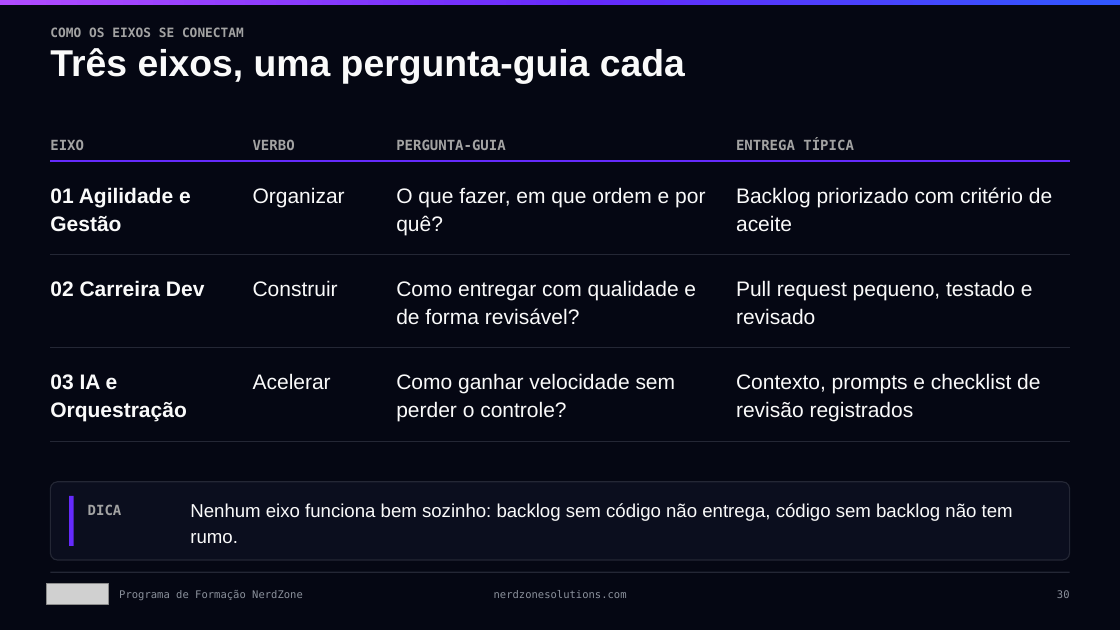
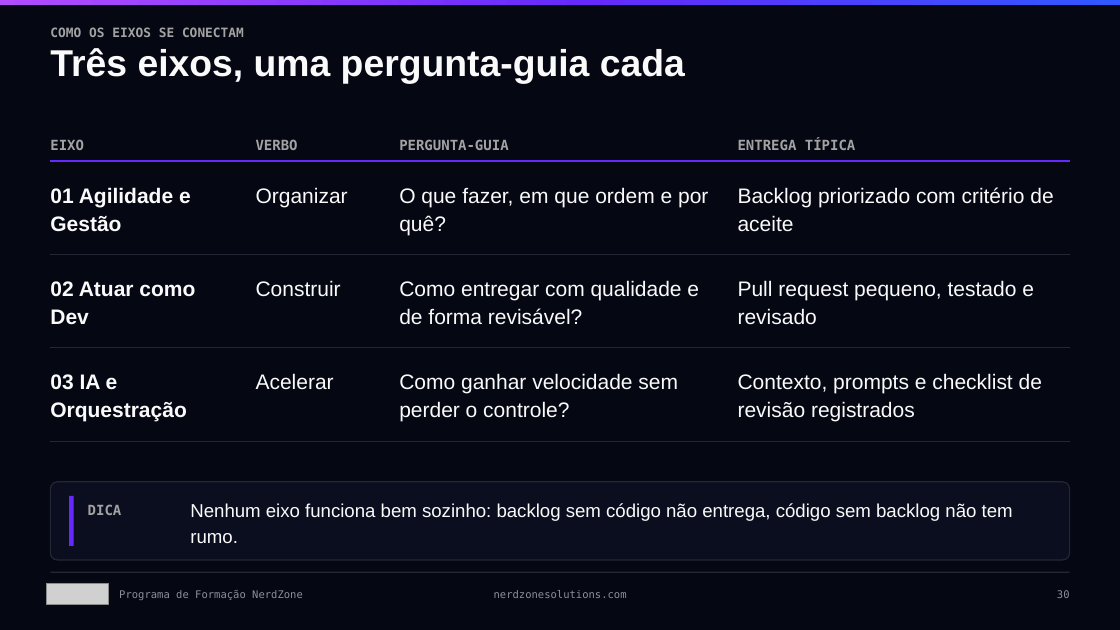
Before and after one commit to eikerafa-nerdzone/nerdzone-site, a slide deck: slide 30 of public/compartilhando-recursos/downloads/2025/NerdZone_Apresentacao_Programa_de_Formacao.pptx. Drawn at 1120x630 pixels with LibreOffice and Linux fonts; fonts in the diff are those of the drawing; grey boxes stand for pictures. Boxes give left, top, right and bottom in pixels: in the first picture for what was removed or moved away, otherwise in the second. Text is boxed around its words. In the diff, an @@ line names an element or a change of style, - is before the commit and + after.

```diff
--- a/public/compartilhando-recursos/downloads/2025/NerdZone_Apresentacao_Programa_de_Formacao.pptx
+++ b/public/compartilhando-recursos/downloads/2025/NerdZone_Apresentacao_Programa_de_Formacao.pptx
@@ table at box(50, 131, 1070, 426) @@
-row 3, column 1: 02 Carreira Dev
+row 3, column 1: 02 Atuar como Dev
```
Also in this commit, not shown: 2 other slides changed, 1 other file.
